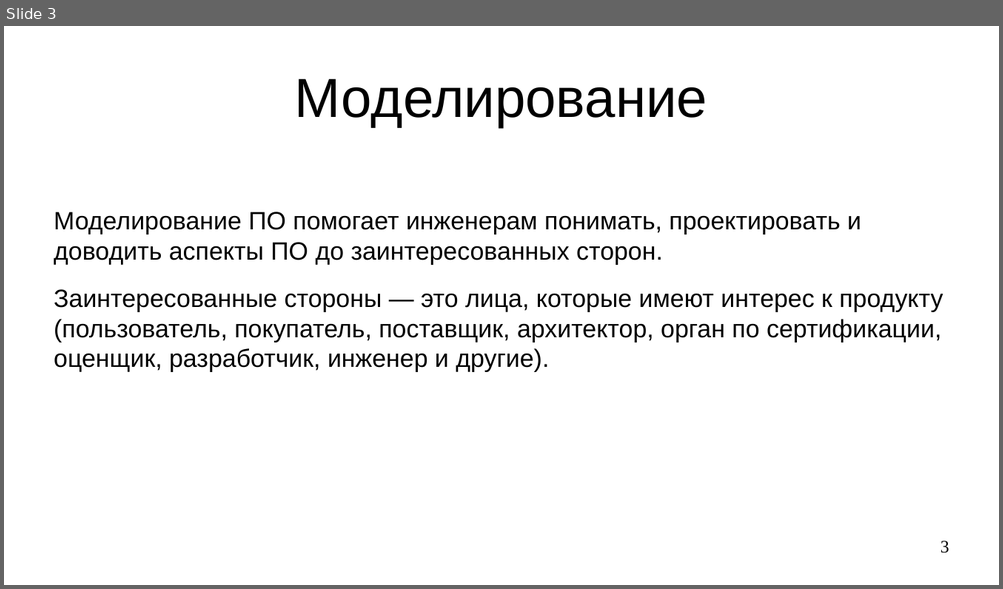
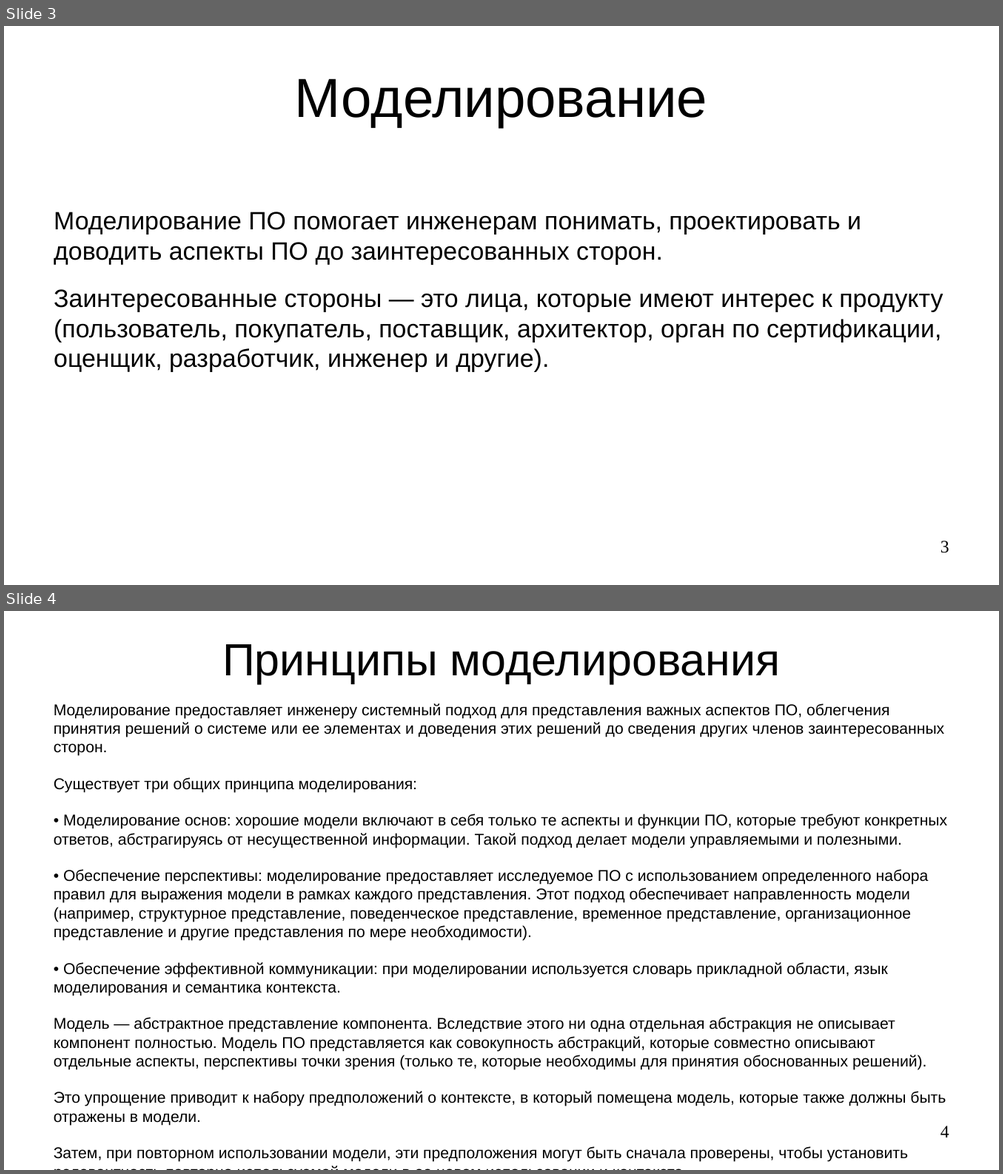
Before and after one commit to steelcraft/stud-lab, a slide deck: Лекции/CASWE01#L7.odp. Shown one above the other, each under a label of ours: slide 3 before the commit, slides 3 and 4 after it. The pictures are 1003x589 and 1003x1174 pixels, drawn with LibreOffice and Linux fonts; fonts in the diff are those of the drawing. Boxes give left, top, right and bottom in pixels: in the first picture for what was removed or moved away, otherwise in the second. Text is boxed around its words. In the diff, an @@ line names an element or a change of style, - is before the commit and + after.

Commit message:
Добавлен раздел "Принципы моделирования"

```diff
--- a/Лекции/CASWE01#L7.odp
+++ b/Лекции/CASWE01#L7.odp
@@ slide 4 added at bbox=[4, 611, 999, 1170], background #FFFFFF @@
@@ title added at bbox=[222, 644, 780, 684], 36 pt, text #000000 @@
+Принципы моделирования
@@ text added at bbox=[54, 703, 947, 1162], 12.5 pt, text #000000 @@
+Моделирование предоставляет инженеру системный подход для представления важных аспектов ПО, облегчения принятия решений о системе или ее элементах и доведения этих решений до сведения других членов заинтересованных сторон.
+Существует три общих принципа моделирования:
+• Моделирование основ: хорошие модели включают в себя только те аспекты и функции ПО, которые требуют конкретных ответов, абстрагируясь от несущественной информации. Такой подход делает модели управляемыми и полезными.
+• Обеспечение перспективы: моделирование предоставляет исследуемое ПО с использованием определенного набора правил для выражения модели в рамках каждого представления. Этот подход обеспечивает направленность модели (например, структурное представление, поведенческое представление, временное представление, организационное представление и другие представления по мере необходимости).
+• Обеспечение эффективной коммуникации: при моделировании используется словарь прикладной области, язык моделирования и семантика контекста.
+Модель — абстрактное представление компонента. Вследствие этого ни одна отдельная абстракция не описывает компонент полностью. Модель ПО представляется как совокупность абстракций, которые совместно описывают отдельные аспекты, перспективы точки зрения (только те, которые необходимы для принятия обоснованных решений).
+Это упрощение приводит к набору предположений о контексте, в который помещена модель, которые также должны быть отражены в модели.
+Затем, при повторном использовании модели, эти предположения могут быть сначала проверены, чтобы установить релевантность повторно используемой модели в ее новом использовании и контексте.
@@ page number added at bbox=[940, 1126, 949, 1138], 14 pt, text #000000 @@
+4
```
